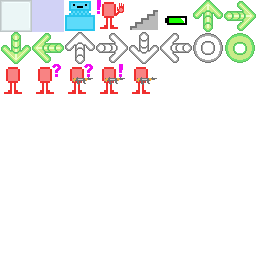
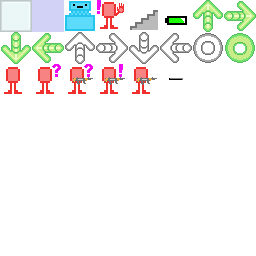
Before/after of a 256×256 layered artwork. What changed in the layer stack:
painted on "content" over <box>169,78,183,80</box>
